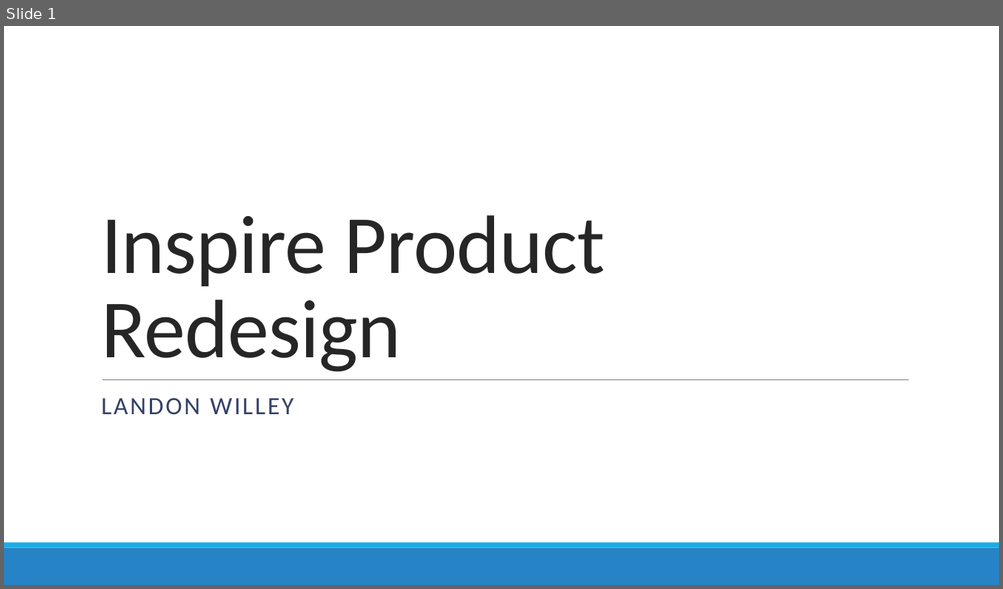
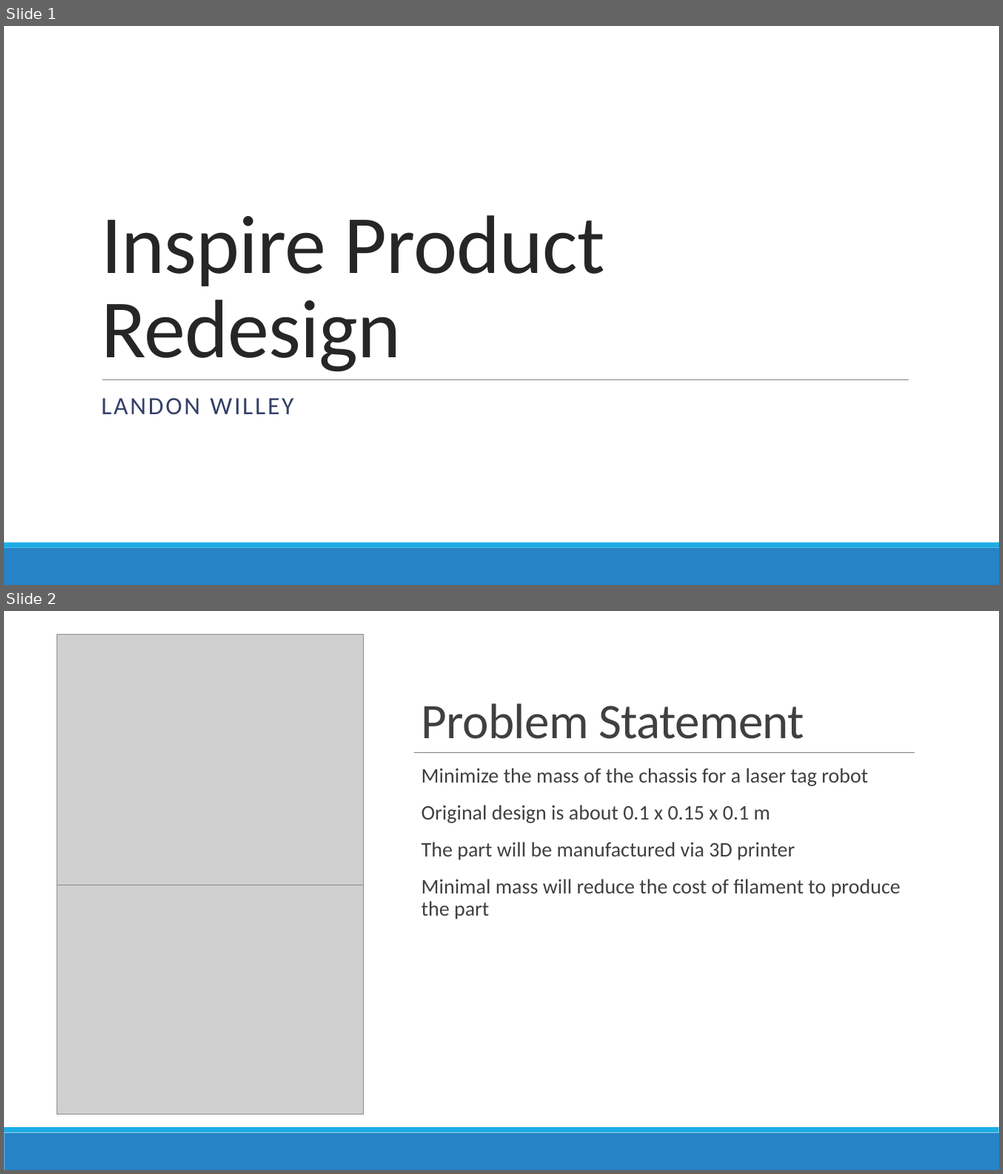
Before and after one commit to BYU-ME-578/hw7-2019-lcwilley, a slide deck: presentation.pptx. Shown one above the other, each under a label of ours: slide 1 before the commit, slides 1 and 2 after it. The pictures are 1003x589 and 1003x1174 pixels, drawn with LibreOffice and Linux fonts; fonts in the diff are those of the drawing; grey boxes stand for pictures. Boxes give left, top, right and bottom in pixels: in the first picture for what was removed or moved away, otherwise in the second. Text is boxed around its words. In the diff, an @@ line names an element or a change of style, - is before the commit and + after.

```diff
--- a/presentation.pptx
+++ b/presentation.pptx
@@ slide 2 added at (x1=4, y1=611, x2=999, y2=1170), background #FFFFFF; not listed: 2 template elements that a slide beside it also shows @@
@@ picture added at (x1=57, y1=634, x2=363, y2=885) @@
@@ rectangle added at (x1=45, y1=693, x2=415, y2=792), fill #FFFFFF @@
@@ title added at (x1=421, y1=703, x2=805, y2=739), 48 pt, text #404040 @@
+Problem Statement
@@ line added from (102, 753) to (915, 753), #808080 0.5 pt @@
@@ text added at (x1=421, y1=768, x2=900, y2=920), 20 pt, text #404040 @@
+  Minimize the mass of the chassis for a laser tag robot
+  Original design is about 0.1 x 0.15 x 0.1 m
+  The part will be manufactured via 3D printer
+  Minimal mass will reduce the cost of filament to produce the part
@@ picture added at (x1=57, y1=885, x2=363, y2=1115) @@
```
Also in this commit, not shown: 4 slides changed, 2 other slides added, 1 slide removed, 1 other file.
